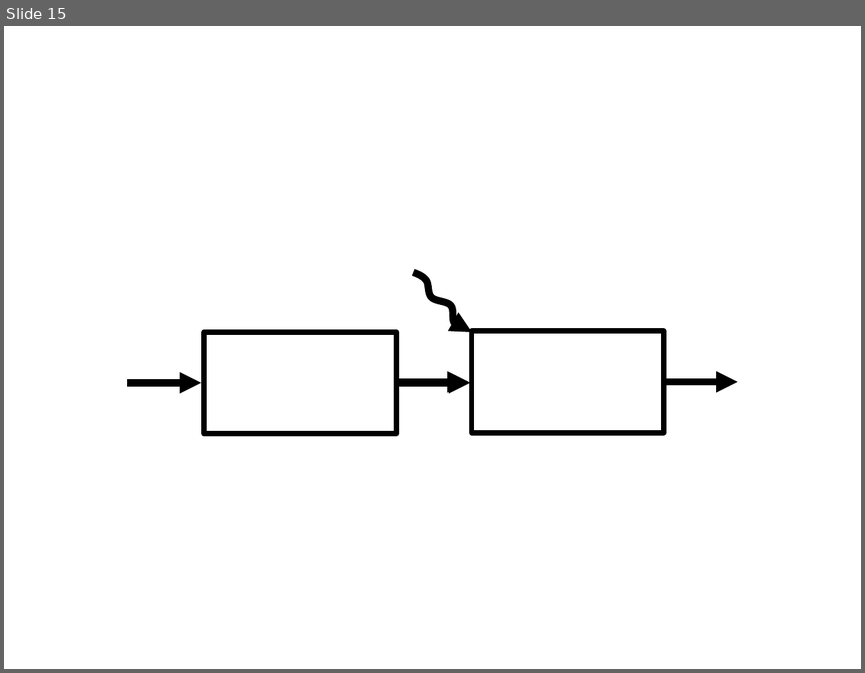
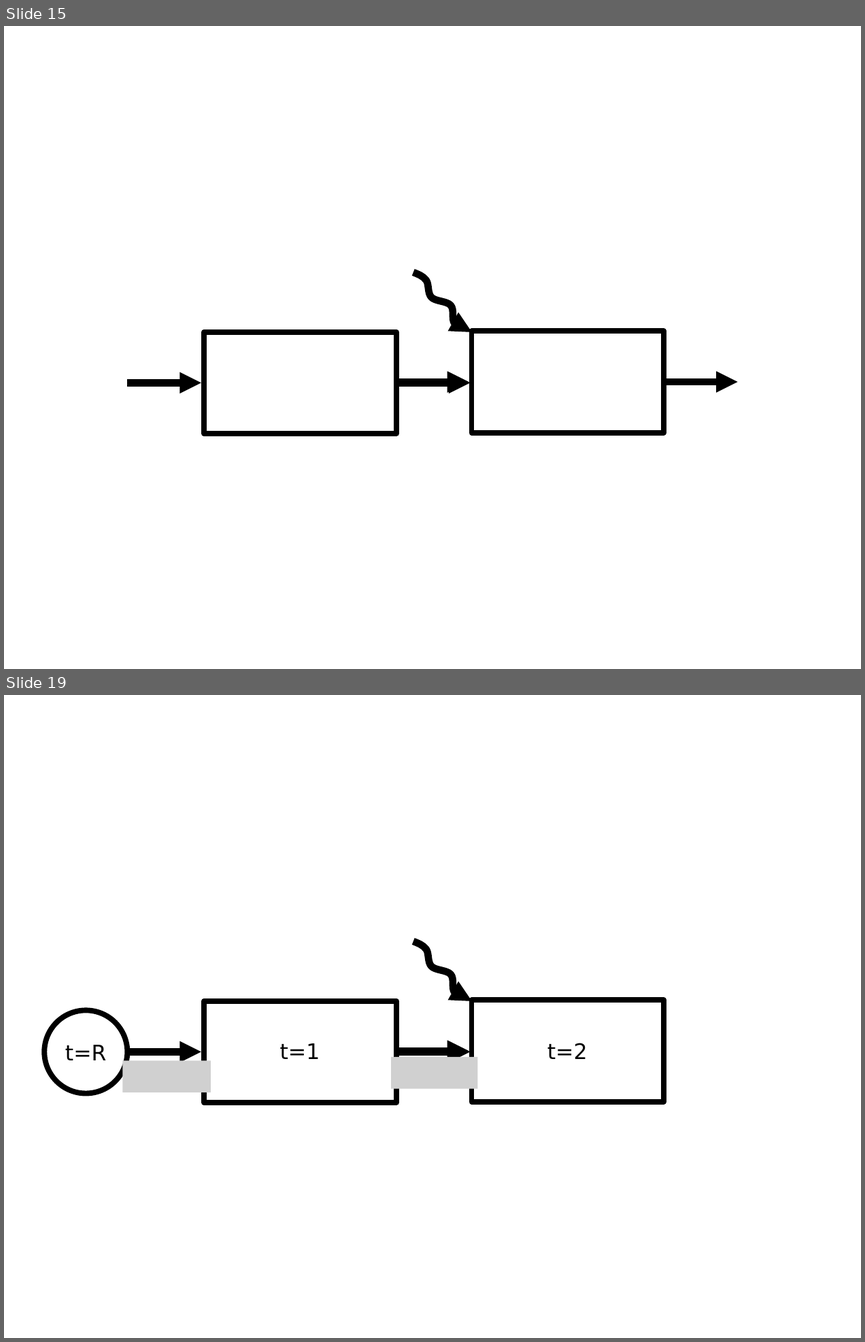
Before and after one commit to odow/talks, a slide deck: 2018/PolicyGraphs.pptx. Shown one above the other, each under a label of ours: slide 15 before the commit, slides 15 and 19 after it; the slides between them are not shown. The pictures are 865x673 and 865x1342 pixels, drawn with LibreOffice and Linux fonts; fonts in the diff are those of the drawing; grey boxes stand for pictures. Boxes give left, top, right and bottom in pixels: in the first picture for what was removed or moved away, otherwise in the second. Text is boxed around its words. In the diff, an @@ line names an element or a change of style, - is before the commit and + after.

```diff
--- a/2018/PolicyGraphs.pptx
+++ b/2018/PolicyGraphs.pptx
@@ slide 19 added at box(4, 695, 861, 1338), background #FFFFFF @@
@@ ellipse added at box(44, 1011, 127, 1093), outline #000000 4.5 pt, 18 pt, text #000000 @@
+t=R
@@ picture added at box(122, 1061, 211, 1093) @@
@@ text added at box(280, 1043, 320, 1059), 18 pt, text #000000 @@
+t=1
@@ picture added at box(392, 1057, 478, 1088) @@
@@ group added at box(127, 938, 664, 1103): 3 arrows, 2 rectangles, 1 freeform shape @@
@@ text added at box(547, 1042, 587, 1059), 18 pt, text #000000 @@
+t=2
```
Also in this commit, not shown: 5 other slides added.
